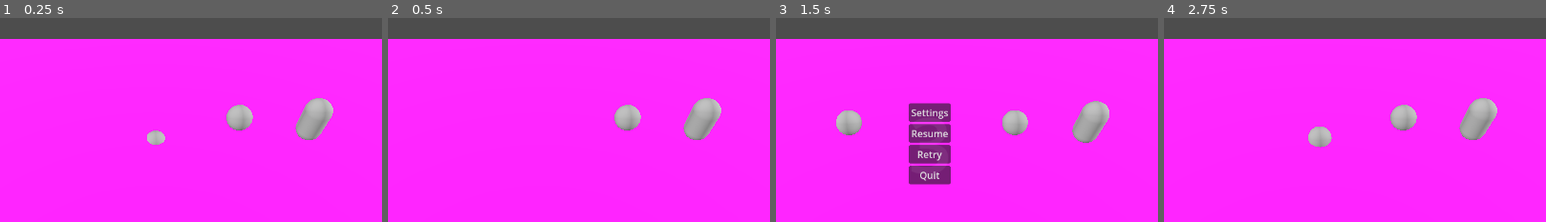
Above: before the commit, frames 1-4 (left to right).
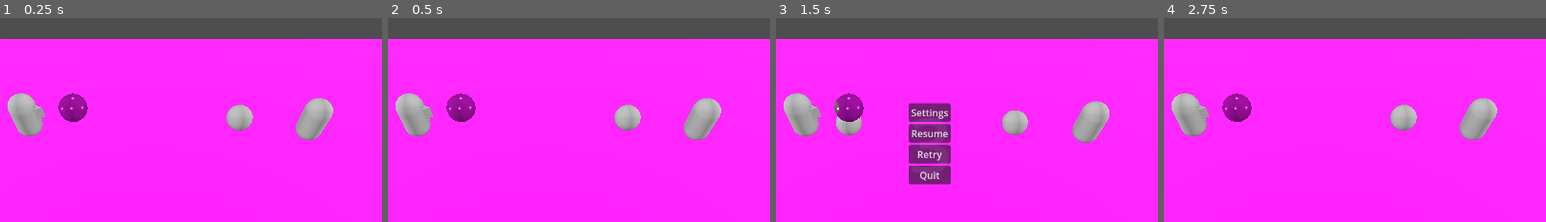
Above: after the commit, the same moments.

Repository: ShroomySquid/GlobalGameJam2025
Game: Godot game, scene res://Scenes/CoreScenes/Game/game.tscn
Same seed, same stepped clock (60 frames per second), same inputs: the game is played once before the commit and once after it.
Inputs (mouse positions are % of the whole screen's width and height, from its top left):
- Up to frame 1 (0.25 s): no input
- Up to frame 2 (0.5 s): no input
- Up to frame 3 (1.5 s): tap Enter at 0.5 s; move the mouse to (72, 51) at 0.52 s; press the mouse at (72, 51) at 0.53 s; hold D (move_right) 0.53-1.25 s; release the mouse at (72, 51) at 1.25 s; click "Pause" at 1.25 s
- Up to frame 4 (2.75 s): click "Retry" at 2 s
The pictures show only the part of the screen within x 30-80%, y 26-76%; the shares and areas given below are measured in that part.

The runs differ from the first frame. In frame 1, 2.5% of the frame differs, in the area x 2-44%, y 36-63%; in frame 2, 2.3%; in frame 3, 2.3%; in frame 4, 2.8%, in the area x 2-44%, y 36-64%.

Commit message:
Simplified scoring signal, implemented on_impact function on bubble, character and arrow, made basic arrow generator

Diff:
--- a/Scenes/Arrow/arrow_bubble.gd
+++ b/Scenes/Arrow/arrow_bubble.gd
@@ -1,7 +1,19 @@
 extends RigidBody3D
+
+@onready var speed = 3
 
 func _ready():
 	pass # Replace with function body.
 
-func _process(delta):
-	pass
+func _physics_process(delta):
+	position.x += speed * delta
+
+func _on_area_3d_body_entered(body):
+	if body != self:
+		body.on_impact()
+		print("arrow signal work! ", body)
+		queue_free()
+
+func on_impact():
+	print("arrow is free!")
+	queue_free()
--- a/Scenes/Arrow/arrow_bubble.tscn
+++ b/Scenes/Arrow/arrow_bubble.tscn
@@ -6,11 +6,28 @@
 
 [sub_resource type="SphereMesh" id="SphereMesh_60sap"]
 
-[node name="ArrowBubble" type="RigidBody3D"]
+[sub_resource type="SphereShape3D" id="SphereShape3D_dawdb"]
+
+[node name="ArrowBubble" type="RigidBody3D" groups=["arrows"]]
+collision_layer = 8
+collision_mask = 0
+axis_lock_linear_y = true
+axis_lock_angular_y = true
 script = ExtResource("1_jbcx3")
 
 [node name="ArrowCollision" type="CollisionShape3D" parent="."]
+transform = Transform3D(0.5, 0, 0, 0, 0.5, 0, 0, 0, 0.5, 0, 0, 0)
 shape = SubResource("SphereShape3D_hea5e")
 
-[node name="MeshInstance3D" type="MeshInstance3D" parent="."]
+[node name="ArrowMesh" type="MeshInstance3D" parent="."]
 mesh = SubResource("SphereMesh_60sap")
+
+[node name="Area3D" type="Area3D" parent="."]
+collision_layer = 8
+collision_mask = 14
+
+[node name="HitCollision" type="CollisionShape3D" parent="Area3D"]
+transform = Transform3D(1.1, 0, 0, 0, 1.1, 0, 0, 0, 1.1, 0, 0, 0)
+shape = SubResource("SphereShape3D_dawdb")
+
+[connection signal="body_entered" from="Area3D" to="." method="_on_area_3d_body_entered"]
--- a/Scenes/Bubble/bubble.gd
+++ b/Scenes/Bubble/bubble.gd
@@ -1,7 +1,10 @@
 extends RigidBody3D
 
 var max_blow_str := 5
+
 @export var bubble_id : int
+
+signal bubble_hit
 
 func _on_dude_blow(player_pos : Vector3, player_id : int):
 	var blow_dir : Vector2
@@ -26,3 +29,8 @@
 		blow_str -= 0.5
 		if blow_str < 0.5:
 			blow_str = 0
+
+func on_impact():
+	print("Bubble got hit by arrow!")
+	bubble_hit.emit(bubble_id, "Pop!")
+	# pop the bubble animation
--- a/Scenes/CoreScenes/Characters/PlayerCharacter.gd
+++ b/Scenes/CoreScenes/Characters/PlayerCharacter.gd
@@ -137,3 +137,9 @@
 	ang = (ang - a) * s
 
 	return (normal * cos(ang) + t * sin(ang)) * facing.length()
+
+func on_impact():
+	print("dude is hit!")
+	process_mode = 4
+	await get_tree().create_timer(1.0).timeout
+	process_mode = 0
--- a/Scenes/CoreScenes/Control/Control.tscn
+++ b/Scenes/CoreScenes/Control/Control.tscn
@@ -1,15 +1,13 @@
-[gd_scene load_steps=4 format=3 uid="uid://dlyvi51d1hw1h"]
+[gd_scene load_steps=3 format=3 uid="uid://dlyvi51d1hw1h"]
 
 [ext_resource type="Script" path="res://Scenes/CoreScenes/Control/control.gd" id="1_dttx2"]
-[ext_resource type="AudioStream" uid="uid://dk4dixgksotjc" path="res://Sound&Music/Le Reel Irlandais ou Bees Wax, Skin Sheep.mp3" id="2_afh41"]
 [ext_resource type="AudioStream" uid="uid://dkh644yviqjn" path="res://Sound&Music/dmg.wav" id="3_aya13"]
 
 [node name="Control" type="Node2D"]
 script = ExtResource("1_dttx2")
 
 [node name="MusicStream" type="AudioStreamPlayer" parent="."]
-stream = ExtResource("2_afh41")
-volume_db = 5.0
+volume_db = -20.0
 autoplay = true
 bus = &"Music"
 
--- a/Scenes/CoreScenes/Game/game.gd
+++ b/Scenes/CoreScenes/Game/game.gd
@@ -68,12 +68,13 @@
 	await info_label.start()
 	dude.process_mode = 0
 
-func _on_floor_bubble_exited_area(bubble_id : int):
+func scored(bubble_id : int, msg : String):
+	get_tree().call_group("arrows", "queue_free")
 	dude.process_mode = 4
 	if bubble_id == 1:
 		p2_score += 1
 	else:
 		p1_score += 1
-	await info_label.message("Out!", 1.5)
+	await info_label.message(msg, 1.5)
 	await reset_game()
 	await info_label.message("Go!", 1.5)
--- a/Scenes/CoreScenes/Game/game.tscn
+++ b/Scenes/CoreScenes/Game/game.tscn
@@ -6,7 +6,8 @@
 [ext_resource type="Script" path="res://Scenes/Dude/dude.gd" id="3_n4jml"]
 [ext_resource type="PackedScene" uid="uid://pgo07hl7oibs" path="res://Scenes/Bubble/bubble.tscn" id="4_eefs4"]
 [ext_resource type="PackedScene" uid="uid://b7cybsrtj67rb" path="res://Scenes/Floor/floor.tscn" id="4_m5sd4"]
-[ext_resource type="PackedScene" uid="uid://6l17ydketf4f" path="res://Scenes/Arrow/arrow_bubble.tscn" id="7_34n08"]
+[ext_resource type="PackedScene" uid="uid://c1efa852smrvt" path="res://Scenes/Arrow/arrow_spawner.tscn" id="7_rnlhb"]
+[ext_resource type="PackedScene" uid="uid://cy7vpsr253j7a" path="res://Scenes/CoreScenes/Characters/PlayerCharacter.tscn" id="8_5bx0r"]
 
 [sub_resource type="Environment" id="Environment_duak3"]
 background_mode = 2
@@ -134,7 +135,17 @@
 transform = Transform3D(3.56239, 0, 0, 0, 3.9527, 0, 0, 0, 0.999198, 0, 4.20922, -7.90994)
 text = "Score"
 
-[node name="ArrowBubble" parent="." instance=ExtResource("7_34n08")]
+[node name="ArrowSpawner" parent="." instance=ExtResource("7_rnlhb")]
+transform = Transform3D(1, 0, 0, 0, 1, 0, 0, 0, 1, -11.449, 0.7, 0)
+
+[node name="ArrowSpawner2" parent="." instance=ExtResource("7_rnlhb")]
+transform = Transform3D(1, 0, 0, 0, 1, 0, 0, 0, 1, 9.957, 0.7, -2)
+direction = 1
+
+[node name="PlayerCharacter" parent="." instance=ExtResource("8_5bx0r")]
+transform = Transform3D(1, 0, 0, 0, 1, 0, 0, 0, 1, -5.05651, 1.4201, 0)
+collision_layer = 2
+collision_mask = 13
 
 [connection signal="pressed" from="CanvasLayer/PauseMargin/PauseBtn" to="." method="_on_pause_btn_pressed"]
 [connection signal="pressed" from="CanvasLayer/MenuContainer/SettingBtn" to="." method="_on_setting_btn_pressed"]
@@ -143,4 +154,6 @@
 [connection signal="pressed" from="CanvasLayer/MenuContainer/QuitBtn" to="." method="_on_quit_btn_pressed"]
 [connection signal="exit_settings" from="CanvasLayer/Settings" to="." method="_on_settings_exit_settings"]
 [connection signal="Blow" from="Dude" to="Bubble1" method="_on_dude_blow"]
-[connection signal="bubble_exited_area" from="Floor" to="." method="_on_floor_bubble_exited_area"]
+[connection signal="bubble_exited_area" from="Floor" to="." method="scored"]
+[connection signal="bubble_hit" from="Bubble1" to="." method="scored"]
+[connection signal="bubble_hit" from="Bubble2" to="." method="scored"]
--- a/Scenes/CoreScenes/Game/info_label.gd
+++ b/Scenes/CoreScenes/Game/info_label.gd
@@ -3,13 +3,6 @@
 var min_scale = 0.3
 var duration = 0.5
 var transparency = 0
-
-func _ready():
-	#start()
-	pass # Replace with function body.
-
-func _process(_delta):
-	pass
 
 func message(new_msg : String, animation_dur : float):
 	modulate.a = 1
--- a/Scenes/Floor/floor.gd
+++ b/Scenes/Floor/floor.gd
@@ -6,5 +6,5 @@
 	print(body, " has entered.")
 
 func _on_area_3d_body_exited(body):
-	bubble_exited_area.emit(body.bubble_id)
+	bubble_exited_area.emit(body.bubble_id, "Out!")
 	print(body, " has exited.")
Not shown: 1 places in Scenes/Arrow/arrow_bubble.tscn that only renumber resources
Not shown: 1 places in Scenes/CoreScenes/Game/game.tscn that only renumber resources
